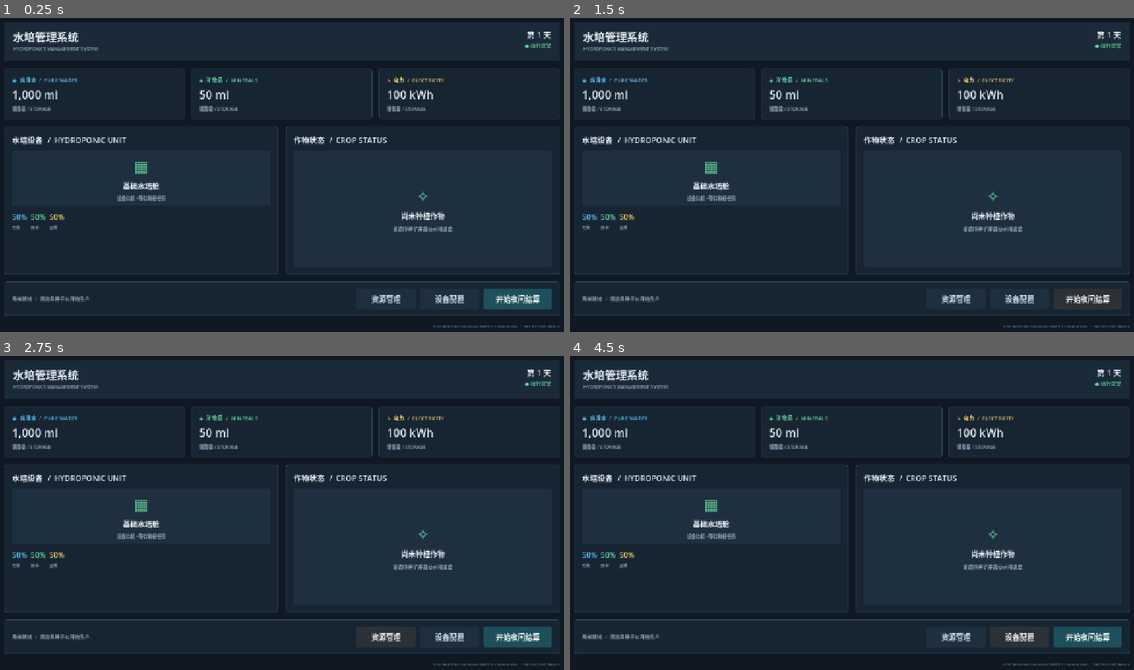
Above: before the commit, frames 1-4 (two rows, left to right).
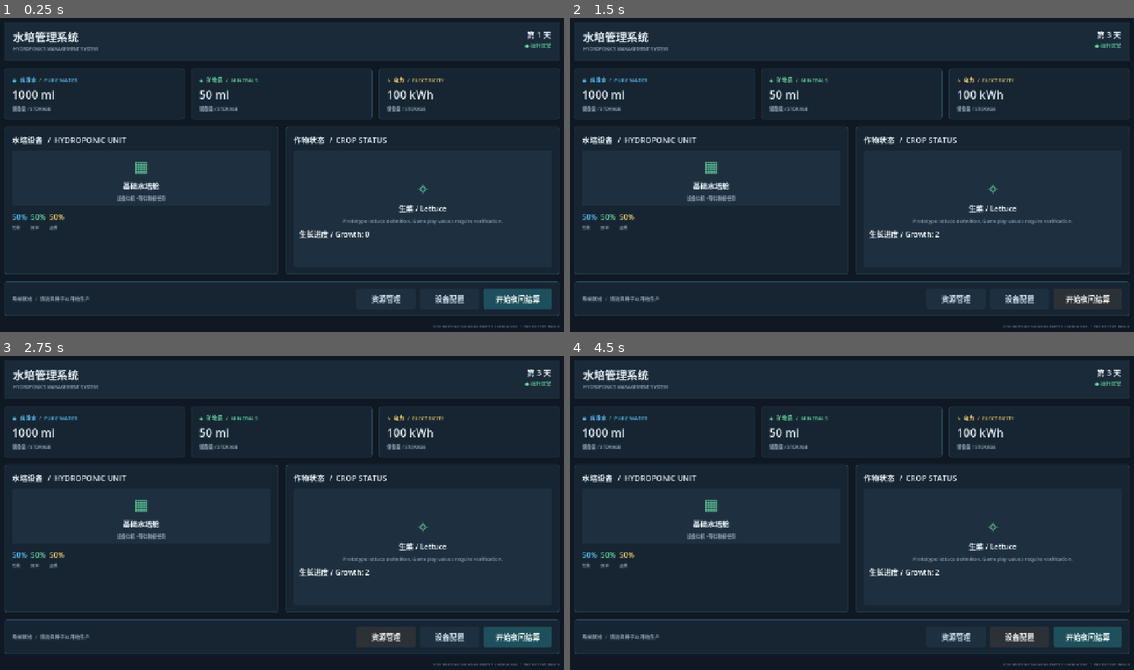
Above: after the commit, the same moments.

Repository: KAFIUL-ISLAM/hydroponics-management-simulator
Game: Godot game, scene res://scenes/main.tscn
Two runs of this game, one before a commit and one after it. Both use one fixed random seed, a clock stepped at 60 frames per second and the inputs below. The project has no main scene, so this scene is started directly.
Inputs:
- Up to frame 1 (0.25 s): no input
- Up to frame 2 (1.5 s): click "开始夜间结算" at 0.5 s; click "开始夜间结算" at 1.25 s
- Up to frame 3 (2.75 s): click "资源管理" at 2 s
- Up to frame 4 (4.5 s): click "设备配置" at 2.75 s; click "资源管理" at 3.5 s; click "设备配置" at 4.25 s

The runs differ from the first frame. In frame 1, 0.9% of the frame differs, in the area x 3-90%, y 22-71%; in frame 2, 0.9%, in the area x 3-97%, y 4-71%; in frame 3, 0.9%; in frame 4, 0.9%.

Commit message:
resources and simulator added

Diff:
--- /dev/null
+++ b/resources/lettuce_prototype.tres
@@ -0,0 +1,11 @@
+[gd_resource type="Resource" script_class="CropData" format=3 uid="uid://b0c50nueu0sel"]
+
+[ext_resource type="Script" uid="uid://bgylhy5y2m1x1" path="res://scripts/crop_data.gd" id="1_lgq1q"]
+
+[resource]
+script = ExtResource("1_lgq1q")
+crop_id = &"lettuce_prototype"
+display_name_zh = "生菜"
+display_name_en = "Lettuce"
+description = "Prototype lettuce definition. Gameplay values require verification."
+metadata/_custom_type_script = "uid://bgylhy5y2m1x1"
--- a/scenes/main.tscn
+++ b/scenes/main.tscn
@@ -1,4 +1,10 @@
 [gd_scene format=3 uid="uid://lm4cvp2hfxau"]
+
+[ext_resource type="Script" uid="uid://c22lky58asr3" path="res://scripts/main.gd" id="1_0wfyh"]
+[ext_resource type="Script" uid="uid://c6p28ul742ayw" path="res://scripts/resource_manager.gd" id="1_o5qli"]
+[ext_resource type="Script" uid="uid://b2nw4n8g1pysg" path="res://scripts/game_state.gd" id="3_sugp2"]
+[ext_resource type="Resource" uid="uid://b0c50nueu0sel" path="res://resources/lettuce_prototype.tres" id="4_jyhfs"]
+[ext_resource type="Script" uid="uid://tixdqqc02si8" path="res://scripts/hydroponics_simulator.gd" id="5_tbgi4"]
 
 [sub_resource type="StyleBoxFlat" id="StyleBoxFlat_header"]
 content_margin_left = 20.0
@@ -54,6 +60,7 @@
 anchor_bottom = 1.0
 grow_horizontal = 2
 grow_vertical = 2
+script = ExtResource("1_0wfyh")
 
 [node name="Background" type="ColorRect" parent="." unique_id=755199987]
 layout_mode = 1
@@ -362,6 +369,10 @@
 text = "请选择种子并启动水培设备"
 horizontal_alignment = 1
 
+[node name="CropGrowthLabel" type="Label" parent="SafeArea/MainLayout/MainPanels/CropPanel/CropContent/CropEmptyState/CropEmptyContent" unique_id=1662269451]
+layout_mode = 2
+text = "生长进度 / Growth: 0"
+
 [node name="ControlBar" type="PanelContainer" parent="SafeArea/MainLayout" unique_id=727059122]
 layout_mode = 2
 theme_override_styles/panel = SubResource("StyleBoxFlat_card")
@@ -404,3 +415,17 @@
 theme_override_font_sizes/font_size = 9
 text = "HYDROPONICS MANAGEMENT SIMULATOR  •  PROTOTYPE BUILD"
 horizontal_alignment = 2
+
+[node name="ResourceManager" type="Node" parent="." unique_id=1216927401]
+script = ExtResource("1_o5qli")
+
+[node name="GameState" type="Node" parent="." unique_id=432034356]
+script = ExtResource("3_sugp2")
+starting_crop = ExtResource("4_jyhfs")
+
+[node name="HydroponicsSimulator" type="Node" parent="." unique_id=1054643479 node_paths=PackedStringArray("game_state", "resource_manager")]
+script = ExtResource("5_tbgi4")
+game_state = NodePath("../GameState")
+resource_manager = NodePath("../ResourceManager")
+
+[connection signal="pressed" from="SafeArea/MainLayout/ControlBar/ControlContent/NextNightButton" to="." method="_on_next_night_button_pressed"]
--- /dev/null
+++ b/scripts/crop_data.gd
@@ -0,0 +1,94 @@
+extends Resource
+class_name CropData
+
+## Reusable data definition for one crop species/variety.
+## Values must be filled from verified research or explicitly marked prototype values.
+
+const TRAIT_FAST_GROWTH := "fast_growth"
+const TRAIT_SLOW_GROWTH := "slow_growth"
+const TRAIT_HIGH_YIELD := "high_yield"
+const TRAIT_LOW_YIELD := "low_yield"
+const TRAIT_DROUGHT_RESISTANT := "drought_resistant"
+const TRAIT_HIGH_WATER_USE := "high_water_use"
+const TRAIT_HARDY := "hardy"
+const TRAIT_FRAGILE := "fragile"
+const TRAIT_FERTILE := "fertile"
+const TRAIT_STERILE := "sterile"
+
+const OPPOSING_TRAITS := {
+	TRAIT_FAST_GROWTH: TRAIT_SLOW_GROWTH,
+	TRAIT_SLOW_GROWTH: TRAIT_FAST_GROWTH,
+	TRAIT_HIGH_YIELD: TRAIT_LOW_YIELD,
+	TRAIT_LOW_YIELD: TRAIT_HIGH_YIELD,
+	TRAIT_DROUGHT_RESISTANT: TRAIT_HIGH_WATER_USE,
+	TRAIT_HIGH_WATER_USE: TRAIT_DROUGHT_RESISTANT,
+	TRAIT_HARDY: TRAIT_FRAGILE,
+	TRAIT_FRAGILE: TRAIT_HARDY,
+	TRAIT_FERTILE: TRAIT_STERILE,
+	TRAIT_STERILE: TRAIT_FERTILE
+}
+
+@export_group("Identity")
+@export var crop_id: StringName
+@export var display_name_zh: String = ""
+@export var display_name_en: String = ""
+@export_multiline var description: String = ""
+
+@export_group("Base Growth and Resource Requirements")
+## Base growth requirement from the reference research. Zero means not configured.
+@export_range(0, 100000, 1) var base_growth_requirement: int = 0
+## Water consumed per night, in ml. Zero means not configured.
+@export_range(0.0, 1000000.0, 0.1) var water_per_night_ml: float = 0.0
+## Mineral consumption per night, in ml. Confirm the unit/value before configuring.
+@export_range(0.0, 1000000.0, 0.1) var minerals_per_night_ml: float = 0.0
+## Harvest quantity and value are intentionally unset until verified.
+@export_range(0, 100000, 1) var base_harvest_quantity: int = 0
+@export_range(0.0, 1000000.0, 0.1) var base_market_value: float = 0.0
+
+@export_group("Environmental Properties")
+## Pollution sensitivity baseline; define its scale before using in calculations.
+@export_range(0.0, 100.0, 0.1) var pollution_sensitivity: float = 0.0
+
+@export_group("Genetics")
+## Dictionary format: { "fast_growth": 2, "high_yield": 1 }.
+## Trait levels are I-IV (1-4). Opposing traits must not coexist.
+@export var genetic_traits: Dictionary = {}
+## Genetic complexity and heat are tracked for scanner/editor systems.
+@export_range(0, 100000, 1) var genetic_complexity: int = 0
+@export_range(0.0, 1000000.0, 0.1) var genetic_heat: float = 0.0
+
+@export_group("Seed and Special Product")
+@export var can_produce_seeds: bool = true
+@export var special_product_id: StringName
+
+
+func has_trait(trait_id: String) -> bool:
+	return genetic_traits.has(trait_id)
+
+
+func get_trait_level(trait_id: String) -> int:
+	return int(genetic_traits.get(trait_id, 0))
+
+
+## Returns false for an unknown trait, invalid level, or an opposing trait already present.
+func can_add_trait(trait_id: String, level: int) -> bool:
+	if not OPPOSING_TRAITS.has(trait_id):
+		return false
+	if level < 1 or level > 4:
+		return false
+
+	var opposing_trait: String = OPPOSING_TRAITS[trait_id]
+	return not genetic_traits.has(opposing_trait)
+
+
+## Adds or updates a trait if it passes the validation rules.
+func set_trait(trait_id: String, level: int) -> bool:
+	if not can_add_trait(trait_id, level):
+		return false
+
+	genetic_traits[trait_id] = level
+	return true
+
+
+func remove_trait(trait_id: String) -> void:
+	genetic_traits.erase(trait_id)
--- /dev/null
+++ b/scripts/game_state.gd
@@ -0,0 +1,94 @@
+extends Node
+class_name GameState
+
+## Controls the prototype's day counter and high-level simulation state.
+## Actual crop/resource calculations will be handled by HydroponicsSimulator later.
+
+signal day_changed(new_day: int)
+signal status_changed(new_status: SimulationStatus)
+signal night_processing_started(day_being_processed: int)
+signal night_processing_finished(completed_day: int, next_day: int)
+signal crop_selected(crop: CropData)
+
+@export var starting_crop: CropData
+
+var selected_crop: CropData = null
+
+enum SimulationStatus {
+	READY,
+	PROCESSING,
+	PAUSED
+}
+
+@export_range(1, 100000, 1) var current_day: int = 1
+
+var status: SimulationStatus = SimulationStatus.READY
+
+
+func _ready() -> void:
+	if starting_crop != null:
+		select_crop(starting_crop)
+
+	day_changed.emit(current_day)
+	status_changed.emit(status)
+
+## Begins processing the current day's night.
+## Returns false if the simulation is not currently ready.
+func start_night() -> bool:
+	if status != SimulationStatus.READY:
+		return false
+
+	status = SimulationStatus.PROCESSING
+	status_changed.emit(status)
+	night_processing_started.emit(current_day)
+	return true
+
+
+## Completes the current night and advances to the next day.
+## The simulation system will call this after its calculations are complete.
+func complete_night() -> bool:
+	if status != SimulationStatus.PROCESSING:
+		return false
+
+	var completed_day: int = current_day
+	current_day += 1
+
+	night_processing_finished.emit(completed_day, current_day)
+	day_changed.emit(current_day)
+
+	status = SimulationStatus.READY
+	status_changed.emit(status)
+	return true
+
+
+func pause_simulation() -> bool:
+	if status != SimulationStatus.PROCESSING:
+		return false
+
+	status = SimulationStatus.PAUSED
+	status_changed.emit(status)
+	return true
+
+
+func resume_simulation() -> bool:
+	if status != SimulationStatus.PAUSED:
+		return false
+
+	status = SimulationStatus.PROCESSING
+	status_changed.emit(status)
+	return true
+
+
+func is_ready() -> bool:
+	return status == SimulationStatus.READY
+func select_crop(crop: CropData) -> bool:
+	if crop == null:
+		return false
+
+	selected_crop = crop
+	crop_selected.emit(selected_crop)
+	return true
+
+
+func has_selected_crop() -> bool:
+	return selected_crop != null
--- /dev/null
+++ b/scripts/hydroponics_simulator.gd
@@ -0,0 +1,67 @@
+extends Node
+class_name HydroponicsSimulator
+
+signal crop_growth_changed(crop: CropData, growth: int)
+signal crop_growth_blocked(reason: String)
+
+@export var game_state: GameState
+@export var resource_manager: ResourceManager
+
+var current_crop: CropData = null
+var current_growth: int = 0
+
+
+func _ready() -> void:
+	if game_state != null:
+		game_state.crop_selected.connect(_on_crop_selected)
+		game_state.night_processing_started.connect(_on_night_processing_started)
+
+		if game_state.selected_crop != null:
+			_on_crop_selected(game_state.selected_crop)
+
+
+func _on_crop_selected(crop: CropData) -> void:
+	current_crop = crop
+	current_growth = 0
+	crop_growth_changed.emit(current_crop, current_growth)
+
+
+func _on_night_processing_started(_day: int) -> void:
+	process_crop_night()
+	game_state.complete_night()
+
+
+func process_crop_night() -> void:
+	if current_crop == null:
+		return
+
+	if resource_manager == null:
+		push_warning("HydroponicsSimulator: ResourceManager is not assigned.")
+		return
+
+	if not resource_manager.can_consume(
+		ResourceManager.ResourceType.WATER,
+		current_crop.water_per_night_ml
+	):
+		crop_growth_blocked.emit("Insufficient water")
+		return
+
+	if not resource_manager.can_consume(
+		ResourceManager.ResourceType.MINERALS,
+		current_crop.minerals_per_night_ml
+	):
+		crop_growth_blocked.emit("Insufficient minerals")
+		return
+
+	resource_manager.try_consume(
+		ResourceManager.ResourceType.WATER,
+		current_crop.water_per_night_ml
+	)
+
+	resource_manager.try_consume(
+		ResourceManager.ResourceType.MINERALS,
+		current_crop.minerals_per_night_ml
+	)
+
+	current_growth += 1
+	crop_growth_changed.emit(current_crop, current_growth)
--- /dev/null
+++ b/scripts/main.gd
@@ -0,0 +1,97 @@
+extends Control
+
+@onready var resource_manager: ResourceManager = $ResourceManager
+@onready var hydroponics_simulator: HydroponicsSimulator = $HydroponicsSimulator
+@onready var water_value_label: Label = $SafeArea/MainLayout/ResourceRow/WaterCard/WaterContent/WaterValue
+@onready var mineral_value_label: Label = $SafeArea/MainLayout/ResourceRow/MineralCard/MineralContent/MineralValue
+@onready var electricity_value_label: Label = $SafeArea/MainLayout/ResourceRow/PowerCard/PowerContent/PowerValue
+@onready var game_state: GameState = $GameState
+@onready var day_label: Label = $SafeArea/MainLayout/Header/HeaderContent/HeaderInfo/DayLabel
+@onready var status_label: Label = $SafeArea/MainLayout/Header/HeaderContent/HeaderInfo/StatusLabel
+@onready var crop_empty_title: Label = $SafeArea/MainLayout/MainPanels/CropPanel/CropContent/CropEmptyState/CropEmptyContent/CropEmptyTitle
+@onready var crop_empty_description: Label = $SafeArea/MainLayout/MainPanels/CropPanel/CropContent/CropEmptyState/CropEmptyContent/CropEmptyDescription
+@onready var crop_growth_label: Label = $SafeArea/MainLayout/MainPanels/CropPanel/CropContent/CropEmptyState/CropEmptyContent/CropGrowthLabel
+
+func _ready() -> void:
+	resource_manager.resources_changed.connect(_on_resources_changed)
+
+	# The ResourceManager may emit its initial signal before this parent is ready.
+	# Read its current values once to initialize the dashboard.
+
+	_on_resources_changed(
+		resource_manager.water_ml,
+		resource_manager.minerals_ml,
+		resource_manager.electricity_kwh
+	)
+	game_state.day_changed.connect(_on_day_changed)
+	game_state.status_changed.connect(_on_status_changed)
+	game_state.crop_selected.connect(_on_crop_selected)
+
+	# Initialize header with current game state
+	_on_day_changed(game_state.current_day)
+	_on_status_changed(game_state.status)
+
+	# Initialize crop panel with the current selection.
+	if game_state.selected_crop != null:
+		_on_crop_selected(game_state.selected_crop)
+	hydroponics_simulator.crop_growth_changed.connect(_on_crop_growth_changed)
+
+
+func _on_resources_changed(
+	water_ml: float,
+	minerals_ml: float,
+	electricity_kwh: float
+) -> void:
+	water_value_label.text = "%s ml" % _format_amount(water_ml)
+	mineral_value_label.text = "%s ml" % _format_amount(minerals_ml)
+	electricity_value_label.text = "%s kWh" % _format_amount(electricity_kwh)
+
+
+func _format_amount(value: float) -> String:
+	if is_equal_approx(value, roundf(value)):
+		return str(int(roundf(value)))
+
+	return str(snappedf(value, 0.01))
+
+func _on_day_changed(new_day: int) -> void:
+	day_label.text = "第 %d 天" % new_day
+
+
+func _on_status_changed(new_status: int) -> void:
+	match new_status:
+		GameState.SimulationStatus.READY:
+			status_label.text = "● 运行正常"
+			status_label.add_theme_color_override(
+				"font_color", Color("#65D6A0")
+			)
+
+		GameState.SimulationStatus.PROCESSING:
+			status_label.text = "● 夜间结算中"
+			status_label.add_theme_color_override(
+				"font_color", Color("#E8C66B")
+			)
+
+		GameState.SimulationStatus.PAUSED:
+			status_label.text = "● 已暂停"
+			status_label.add_theme_color_override(
+				"font_color", Color("#E8C66B")
+			)
+
+
+func _on_crop_selected(crop: CropData) -> void:
+	if crop == null:
+		return
+
+	crop_empty_title.text = "%s / %s" % [
+		crop.display_name_zh,
+		crop.display_name_en
+	]
+
+	crop_empty_description.text = crop.description
+
+
+func _on_next_night_button_pressed() -> void:
+	game_state.start_night()
+
+func _on_crop_growth_changed(crop: CropData, growth: int) -> void:
+	crop_growth_label.text = "生长进度 / Growth: %d" % growth
--- /dev/null
+++ b/scripts/resource_manager.gd
@@ -0,0 +1,102 @@
+extends Node
+class_name ResourceManager
+
+## Prototype resource storage for the hydroponics simulator.
+## These starting values are UI/demo values, not verified reference-game balance values.
+
+signal resources_changed(water_ml: float, minerals_ml: float, electricity_kwh: float)
+signal resource_insufficient(resource_name: String, requested: float, available: float)
+
+enum ResourceType {
+	WATER,
+	MINERALS,
+	ELECTRICITY
+}
+
+@export_group("Prototype Starting Resources")
+@export_range(0.0, 1000000.0, 1.0) var water_ml: float = 1000.0
+@export_range(0.0, 1000000.0, 1.0) var minerals_ml: float = 50.0
+@export_range(0.0, 1000000.0, 1.0) var electricity_kwh: float = 100.0
+
+
+func _ready() -> void:
+	_emit_resources_changed()
+
+
+## Returns the current amount of the selected resource.
+func get_amount(resource_type: ResourceType) -> float:
+	match resource_type:
+		ResourceType.WATER:
+			return water_ml
+		ResourceType.MINERALS:
+			return minerals_ml
+		ResourceType.ELECTRICITY:
+			return electricity_kwh
+	return 0.0
+
+
+## Checks whether the selected resource can cover the requested amount.
+func can_consume(resource_type: ResourceType, amount: float) -> bool:
+	if amount < 0.0:
+		return false
+	return get_amount(resource_type) >= amount
+
+
+## Consumes a resource. Returns false if the amount is invalid or insufficient.
+func try_consume(resource_type: ResourceType, amount: float) -> bool:
+	if amount < 0.0:
+		push_warning("ResourceManager: cannot consume a negative amount.")
+		return false
+
+	var available: float = get_amount(resource_type)
+	if available < amount:
+		resource_insufficient.emit(_get_resource_name(resource_type), amount, available)
+		return false
+
+	_change_amount(resource_type, -amount)
+	_emit_resources_changed()
+	return true
+
+
+## Adds a resource. Negative additions are rejected; use try_consume() to spend resources.
+func add_resource(resource_type: ResourceType, amount: float) -> bool:
+	if amount < 0.0:
+		push_warning("ResourceManager: cannot add a negative amount.")
+		return false
+
+	_change_amount(resource_type, amount)
+	_emit_resources_changed()
+	return true
+
+
+## Restores the prototype starting values.
+func reset_resources() -> void:
+	water_ml = 1000.0
+	minerals_ml = 50.0
+	electricity_kwh = 100.0
+	_emit_resources_changed()
+
+
+func _change_amount(resource_type: ResourceType, delta: float) -> void:
+	match resource_type:
+		ResourceType.WATER:
+			water_ml = maxf(0.0, water_ml + delta)
+		ResourceType.MINERALS:
+			minerals_ml = maxf(0.0, minerals_ml + delta)
+		ResourceType.ELECTRICITY:
+			electricity_kwh = maxf(0.0, electricity_kwh + delta)
+
+
+func _get_resource_name(resource_type: ResourceType) -> String:
+	match resource_type:
+		ResourceType.WATER:
+			return "Water"
+		ResourceType.MINERALS:
+			return "Minerals"
+		ResourceType.ELECTRICITY:
+			return "Electricity"
+	return "Unknown"
+
+
+func _emit_resources_changed() -> void:
+	resources_changed.emit(water_ml, minerals_ml, electricity_kwh)
--- /dev/null
+++ b/tetst/test_crop_resource.gd
@@ -0,0 +1,29 @@
+extends Node
+
+const LETTUCE = preload("res://resources/lettuce_prototype.tres")
+
+
+func _ready() -> void:
+	print("========== CROP RESOURCE TEST ==========")
+
+	# Test 1: Resource loaded
+	assert(LETTUCE is CropData)
+	print("TEST 1 PASSED: CropData resource loaded")
+
+	# Test 2: Identity
+	assert(LETTUCE.crop_id == &"lettuce_prototype")
+	assert(LETTUCE.display_name_en == "Lettuce")
+	assert(LETTUCE.display_name_zh == "生菜")
+	print("TEST 2 PASSED: Crop identity verified")
+
+	# Test 3: Default gameplay values
+	assert(LETTUCE.base_growth_requirement == 0)
+	assert(LETTUCE.water_per_night_ml == 0.0)
+	assert(LETTUCE.base_harvest_quantity == 0)
+	print("TEST 3 PASSED: Default values verified")
+
+	# Test 4: Genetic traits
+	assert(LETTUCE.genetic_traits.is_empty())
+	print("TEST 4 PASSED: Genetic traits initialized")
+
+	print("========== ALL TESTS PASSED ==========")
--- /dev/null
+++ b/tetst/test_crop_resource.tscn
@@ -0,0 +1,6 @@
+[gd_scene format=3 uid="uid://d23t1ya7p3fa"]
+
+[ext_resource type="Script" uid="uid://crksy0vk3gn36" path="res://tetst/test_crop_resource.gd" id="1_5oovk"]
+
+[node name="CropResourceTest" type="Node" unique_id=926568893]
+script = ExtResource("1_5oovk")
Binary file added: screenshots/crop-resource-test-passed.png
Not shown, added: screenshots/crop-resource-test-passed.png.import
Binary file added: screenshots/crop_data_test.png
Not shown, added: screenshots/crop_data_test.png.import
Binary file added: screenshots/cropdata-dashboard.png
Not shown, added: screenshots/cropdata-dashboard.png.import
Binary file added: screenshots/dashboard-game-state.png
Not shown, added: screenshots/dashboard-game-state.png.import
Binary file added: screenshots/dashboard-resource-integration.png
Not shown, added: screenshots/dashboard-resource-integration.png.import
Not shown, added: screenshots/dashboard-v1-editor.png.import
Binary file added: screenshots/game-state-test.png
(and 11 more such lines)
